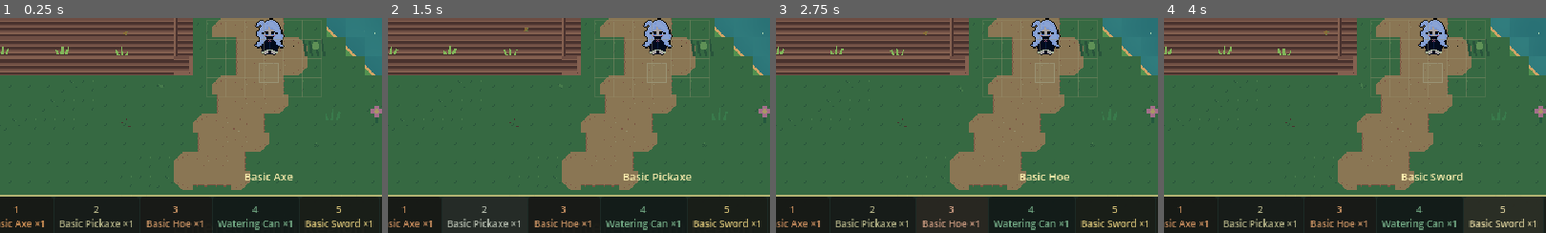
Above: before the commit, frames 1-4 (left to right).
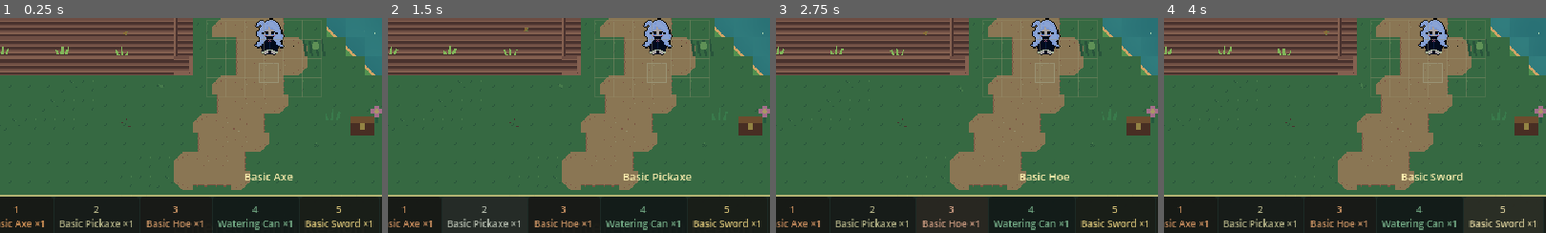
Above: after the commit, the same moments.

Repository: WatashiRain/TinyFarm
Game: Godot game, scene res://scenes/world/main_world.tscn
Same seed, same stepped clock (60 frames per second), same inputs: the game is played once before the commit and once after it.
Inputs:
- Up to frame 1 (0.25 s): no input
- Up to frame 2 (1.5 s): click "1 Basic Axe ×1" at 0.5 s; click "2 Basic Pickaxe ×1" at 1.25 s
- Up to frame 3 (2.75 s): click "3 Basic Hoe ×1" at 2 s
- Up to frame 4 (4 s): click "4 Watering Can ×1" at 2.75 s; click "5 Basic Sword ×1" at 3.5 s
The pictures show only the part of the screen within x 15-65%, y 46-96%; the shares and areas given below are measured in that part.

The runs differ from the first frame. In frame 1, 0.6% of the frame differs, in the area x 91-98%, y 45-55%; in frame 2, 0.6%; in frame 3, 0.6%; in frame 4, 0.6%.

Commit message:
add crafting building and chest storage

Diff:
--- /dev/null
+++ b/resources/items/basic_chest.tres
@@ -0,0 +1,11 @@
+[gd_resource type="Resource" script_class="ItemData" load_steps=2 format=3]
+[ext_resource type="Script" path="res://scripts/data/item_data.gd" id="1"]
+[resource]
+script = ExtResource("1")
+id = &"basic_chest"
+display_name = "Basic Chest"
+description = "A placeable 16-slot chest."
+category = 8
+max_stack = 10
+sell_value = 20
+placeholder_color = Color(0.51, 0.31, 0.2, 1)
--- /dev/null
+++ b/resources/items/fence.tres
@@ -0,0 +1,11 @@
+[gd_resource type="Resource" script_class="ItemData" load_steps=2 format=3]
+[ext_resource type="Script" path="res://scripts/data/item_data.gd" id="1"]
+[resource]
+script = ExtResource("1")
+id = &"fence"
+display_name = "Fence"
+description = "A placeable wooden fence."
+category = 8
+max_stack = 99
+sell_value = 6
+placeholder_color = Color(0.72, 0.48, 0.29, 1)
--- /dev/null
+++ b/resources/items/stone_block.tres
@@ -0,0 +1,11 @@
+[gd_resource type="Resource" script_class="ItemData" load_steps=2 format=3]
+[ext_resource type="Script" path="res://scripts/data/item_data.gd" id="1"]
+[resource]
+script = ExtResource("1")
+id = &"stone_block"
+display_name = "Stone Block"
+description = "A fitted building stone."
+category = 8
+max_stack = 99
+sell_value = 5
+placeholder_color = Color(0.43, 0.49, 0.47, 1)
--- /dev/null
+++ b/resources/items/wood_floor.tres
@@ -0,0 +1,11 @@
+[gd_resource type="Resource" script_class="ItemData" load_steps=2 format=3]
+[ext_resource type="Script" path="res://scripts/data/item_data.gd" id="1"]
+[resource]
+script = ExtResource("1")
+id = &"wood_floor"
+display_name = "Wood Floor"
+description = "A placeable floor tile."
+category = 8
+max_stack = 99
+sell_value = 4
+placeholder_color = Color(0.58, 0.37, 0.24, 1)
--- /dev/null
+++ b/resources/items/wood_plank.tres
@@ -0,0 +1,11 @@
+[gd_resource type="Resource" script_class="ItemData" load_steps=2 format=3]
+[ext_resource type="Script" path="res://scripts/data/item_data.gd" id="1"]
+[resource]
+script = ExtResource("1")
+id = &"wood_plank"
+display_name = "Wood Plank"
+description = "A shaped building material."
+category = 8
+max_stack = 99
+sell_value = 4
+placeholder_color = Color(0.69, 0.43, 0.27, 1)
--- /dev/null
+++ b/resources/items/workbench.tres
@@ -0,0 +1,11 @@
+[gd_resource type="Resource" script_class="ItemData" load_steps=2 format=3]
+[ext_resource type="Script" path="res://scripts/data/item_data.gd" id="1"]
+[resource]
+script = ExtResource("1")
+id = &"workbench"
+display_name = "Workbench"
+description = "A placeable crafting bench."
+category = 8
+max_stack = 10
+sell_value = 24
+placeholder_color = Color(0.62, 0.38, 0.22, 1)
--- /dev/null
+++ b/resources/recipes/basic_chest.tres
@@ -0,0 +1,8 @@
+[gd_resource type="Resource" script_class="RecipeData" load_steps=2 format=3]
+[ext_resource type="Script" path="res://scripts/data/recipe_data.gd" id="1"]
+[resource]
+script = ExtResource("1")
+id = &"basic_chest"
+display_name = "Basic Chest"
+output_item_id = &"basic_chest"
+ingredients = {"wood_plank": 4}
--- /dev/null
+++ b/resources/recipes/fence.tres
@@ -0,0 +1,9 @@
+[gd_resource type="Resource" script_class="RecipeData" load_steps=2 format=3]
+[ext_resource type="Script" path="res://scripts/data/recipe_data.gd" id="1"]
+[resource]
+script = ExtResource("1")
+id = &"fence"
+display_name = "Fence ×2"
+output_item_id = &"fence"
+output_quantity = 2
+ingredients = {"wood": 2}
--- /dev/null
+++ b/resources/recipes/stone_block.tres
@@ -0,0 +1,8 @@
+[gd_resource type="Resource" script_class="RecipeData" load_steps=2 format=3]
+[ext_resource type="Script" path="res://scripts/data/recipe_data.gd" id="1"]
+[resource]
+script = ExtResource("1")
+id = &"stone_block"
+display_name = "Stone Block"
+output_item_id = &"stone_block"
+ingredients = {"stone": 2}
--- /dev/null
+++ b/resources/recipes/wood_plank.tres
@@ -0,0 +1,9 @@
+[gd_resource type="Resource" script_class="RecipeData" load_steps=2 format=3]
+[ext_resource type="Script" path="res://scripts/data/recipe_data.gd" id="1"]
+[resource]
+script = ExtResource("1")
+id = &"wood_plank"
+display_name = "Wood Plank ×2"
+output_item_id = &"wood_plank"
+output_quantity = 2
+ingredients = {"wood": 2}
--- /dev/null
+++ b/resources/recipes/workbench.tres
@@ -0,0 +1,8 @@
+[gd_resource type="Resource" script_class="RecipeData" load_steps=2 format=3]
+[ext_resource type="Script" path="res://scripts/data/recipe_data.gd" id="1"]
+[resource]
+script = ExtResource("1")
+id = &"workbench"
+display_name = "Workbench"
+output_item_id = &"workbench"
+ingredients = {"stone": 2, "wood": 5}
--- /dev/null
+++ b/scenes/building/building_system.tscn
@@ -0,0 +1,4 @@
+[gd_scene load_steps=2 format=3]
+[ext_resource type="Script" path="res://scripts/building/building_system.gd" id="1"]
+[node name="BuildingSystem" type="Node2D"]
+script = ExtResource("1")
--- /dev/null
+++ b/scenes/building/storage_container.tscn
@@ -0,0 +1,4 @@
+[gd_scene load_steps=2 format=3]
+[ext_resource type="Script" path="res://scripts/building/storage_container.gd" id="1"]
+[node name="StorageContainer" type="Node2D"]
+script = ExtResource("1")
--- /dev/null
+++ b/scenes/ui/crafting_ui.tscn
@@ -0,0 +1,23 @@
+[gd_scene load_steps=2 format=3]
+[ext_resource type="Script" path="res://scripts/crafting/crafting_ui.gd" id="1"]
+[node name="CraftingUI" type="CanvasLayer"]
+layer = 41
+script = ExtResource("1")
+[node name="Panel" type="PanelContainer" parent="."]
+visible = false
+offset_left = 428.0
+offset_top = 42.0
+offset_right = 630.0
+offset_bottom = 300.0
+[node name="Margin" type="MarginContainer" parent="Panel"]
+layout_mode = 2
+theme_override_constants/margin_left = 8
+theme_override_constants/margin_top = 8
+theme_override_constants/margin_right = 8
+theme_override_constants/margin_bottom = 8
+[node name="List" type="VBoxContainer" parent="Panel/Margin"]
+layout_mode = 2
+[node name="Title" type="Label" parent="Panel/Margin/List"]
+layout_mode = 2
+theme_override_font_sizes/font_size = 10
+text = "CRAFTING  [C]"
--- a/scenes/world/main_world.tscn
+++ b/scenes/world/main_world.tscn
@@ -7,6 +7,9 @@
 [ext_resource type="PackedScene" path="res://scenes/gathering/resource_node.tscn" id="5_resource"]
 [ext_resource type="PackedScene" path="res://scenes/farming/farming_grid.tscn" id="6_farm"]
 [ext_resource type="Script" path="res://scripts/world/day_night_visuals.gd" id="7_daynight"]
+[ext_resource type="PackedScene" path="res://scenes/ui/crafting_ui.tscn" id="8_crafting"]
+[ext_resource type="PackedScene" path="res://scenes/building/building_system.tscn" id="9_building"]
+[ext_resource type="PackedScene" path="res://scenes/building/storage_container.tscn" id="10_chest"]
 
 [node name="MainWorld" type="Node2D"]
 script = ExtResource("1_world")
@@ -75,8 +78,16 @@
 [node name="DayNightVisuals" type="CanvasModulate" parent="."]
 script = ExtResource("7_daynight")
 
+[node name="BuildingSystem" parent="." instance=ExtResource("9_building")]
+
+[node name="StarterChest" parent="." instance=ExtResource("10_chest")]
+position = Vector2(430, 330)
+storage_id = &"starter_chest"
+
 [node name="GameplayHUD" parent="." instance=ExtResource("3_hud")]
 
 [node name="InventoryUI" parent="." instance=ExtResource("4_inventory")]
 
+[node name="CraftingUI" parent="." instance=ExtResource("8_crafting")]
+
 [editable path="PlaygroundBase"]
--- a/scripts/autoload/game_state.gd
+++ b/scripts/autoload/game_state.gd
@@ -25,6 +25,9 @@
 	"res://resources/items/watering_can.tres", "res://resources/items/basic_sword.tres",
 	"res://resources/items/carrot_seed.tres", "res://resources/items/carrot.tres",
 	"res://resources/items/strawberry_seed.tres", "res://resources/items/strawberry.tres",
+	"res://resources/items/wood_plank.tres", "res://resources/items/stone_block.tres",
+	"res://resources/items/basic_chest.tres", "res://resources/items/workbench.tres",
+	"res://resources/items/fence.tres", "res://resources/items/wood_floor.tres",
 ]
 
 
--- /dev/null
+++ b/scripts/building/building_system.gd
@@ -0,0 +1,124 @@
+class_name BuildingSystem
+extends Node2D
+
+const CHEST_SCENE := preload("res://scenes/building/storage_container.tscn")
+const PLACEABLES: Array[StringName] = [&"workbench", &"basic_chest", &"fence", &"wood_floor"]
+const POND_BOUNDS := Rect2(390, 190, 155, 140)
+
+var build_mode := false
+var selected_index := 0
+var buildings: Array = []
+var player: PlayerController
+
+
+func _ready() -> void:
+	add_to_group("building_system")
+	player = get_tree().get_first_node_in_group("player")
+	buildings = GameState.world_state.get("placed_buildings", []).duplicate(true)
+	for data: Dictionary in buildings:
+		if StringName(data.get("type", "")) == &"basic_chest":
+			_spawn_chest(data)
+	queue_redraw()
+
+
+func _process(_delta: float) -> void:
+	if build_mode:
+		queue_redraw()
+
+
+func _unhandled_input(event: InputEvent) -> void:
+	if event.is_action_pressed("build_mode"):
+		build_mode = not build_mode
+		if build_mode:
+			_select_available()
+		GameState.notify("Build: %s" % (GameState.get_item(selected_type()).display_name if build_mode else "off"))
+		get_viewport().set_input_as_handled()
+	elif build_mode and event.is_action_pressed("build_place"):
+		place_selected()
+		get_viewport().set_input_as_handled()
+
+
+func selected_type() -> StringName:
+	return PLACEABLES[selected_index]
+
+
+func place_selected() -> bool:
+	var item_id := selected_type()
+	if not GameState.inventory.contains(item_id):
+		GameState.notify("Craft %s first" % GameState.get_item(item_id).display_name)
+		return false
+	var cell := target_cell()
+	if not is_valid_cell(cell):
+		GameState.notify("Cannot build here")
+		return false
+	GameState.inventory.remove_item(item_id, 1)
+	var data := {"type": String(item_id), "cell": [cell.x, cell.y]}
+	buildings.append(data)
+	GameState.world_state["placed_buildings"] = buildings.duplicate(true)
+	if item_id == &"basic_chest":
+		_spawn_chest(data)
+	GameState.notify("Placed %s" % GameState.get_item(item_id).display_name)
+	queue_redraw()
+	_select_available()
+	return true
+
+
+func target_cell() -> Vector2i:
+	var target := player.get_node("ToolController") as ToolController
+	return Vector2i(floori(target.target_position().x / 16.0), floori(target.target_position().y / 16.0))
+
+
+func is_valid_cell(cell: Vector2i) -> bool:
+	var center := Vector2(cell * 16) + Vector2(8, 8)
+	if POND_BOUNDS.has_point(center):
+		return false
+	if Vector2i(floori(player.global_position.x / 16.0), floori(player.global_position.y / 16.0)) == cell:
+		return false
+	for data: Dictionary in buildings:
+		var saved: Array = data.get("cell", [])
+		if saved.size() == 2 and Vector2i(int(saved[0]), int(saved[1])) == cell:
+			return false
+	return true
+
+
+func _select_available() -> void:
+	for offset: int in range(PLACEABLES.size()):
+		var candidate := (selected_index + offset) % PLACEABLES.size()
+		if GameState.inventory.contains(PLACEABLES[candidate]):
+			selected_index = candidate
+			return
+
+
+func _spawn_chest(data: Dictionary) -> void:
+	var saved: Array = data["cell"]
+	var cell := Vector2i(int(saved[0]), int(saved[1]))
+	var chest: StorageContainer = CHEST_SCENE.instantiate()
+	chest.storage_id = StringName("chest_%d_%d" % [cell.x, cell.y])
+	chest.position = Vector2(cell * 16) + Vector2(8, 8)
+	add_child(chest)
+
+
+func _draw() -> void:
+	for data: Dictionary in buildings:
+		var saved: Array = data["cell"]
+		_draw_building(StringName(data["type"]), Vector2(int(saved[0]) * 16 + 8, int(saved[1]) * 16 + 8), Color.WHITE)
+	if build_mode and player != null:
+		var cell := target_cell()
+		var tint := Color(0.55, 1.0, 0.55, 0.65) if is_valid_cell(cell) else Color(1.0, 0.35, 0.35, 0.65)
+		_draw_building(selected_type(), Vector2(cell * 16) + Vector2(8, 8), tint)
+
+
+func _draw_building(type: StringName, center: Vector2, tint: Color) -> void:
+	if type == &"basic_chest":
+		if tint.a < 1.0: draw_rect(Rect2(center - Vector2(10, 8), Vector2(20, 16)), Color("#8a5635") * tint, true)
+	elif type == &"workbench":
+		draw_rect(Rect2(center - Vector2(12, 7), Vector2(24, 8)), Color("#9d673c") * tint, true)
+		draw_line(center + Vector2(-9, 1), center + Vector2(-9, 8), Color("#583d2c") * tint, 3.0)
+		draw_line(center + Vector2(9, 1), center + Vector2(9, 8), Color("#583d2c") * tint, 3.0)
+	elif type == &"fence":
+		draw_line(center + Vector2(-8, -5), center + Vector2(-8, 7), Color("#b27a45") * tint, 3.0)
+		draw_line(center + Vector2(8, -5), center + Vector2(8, 7), Color("#b27a45") * tint, 3.0)
+		draw_line(center + Vector2(-9, 0), center + Vector2(9, 0), Color("#d09755") * tint, 3.0)
+	else:
+		draw_rect(Rect2(center - Vector2(8, 8), Vector2(16, 16)), Color("#95613d") * tint, true)
+		draw_line(center + Vector2(-7, -2), center + Vector2(7, -2), Color("#c18a58") * tint, 1.0)
--- /dev/null
+++ b/scripts/building/storage_container.gd
@@ -0,0 +1,93 @@
+class_name StorageContainer
+extends Node2D
+
+@export var storage_id: StringName = &"chest_0"
+var inventory := InventoryData.new()
+var panel: PanelContainer
+var chest_grid: GridContainer
+var player_grid: GridContainer
+
+
+func _ready() -> void:
+	add_to_group("storage_containers")
+	inventory.initialize(16)
+	var saved: Dictionary = GameState.world_state.get("chests", {})
+	if saved.has(String(storage_id)):
+		inventory.apply_state(saved[String(storage_id)])
+	inventory.changed.connect(_save)
+	GameState.inventory.changed.connect(_refresh)
+	_build_ui()
+	queue_redraw()
+
+
+func _unhandled_input(event: InputEvent) -> void:
+	if event.is_action_pressed("interact"):
+		var player := get_tree().get_first_node_in_group("player") as PlayerController
+		if player != null and player.global_position.distance_to(global_position) < 30.0:
+			panel.visible = not panel.visible
+			_refresh()
+
+
+func _build_ui() -> void:
+	var layer := CanvasLayer.new()
+	layer.layer = 45
+	add_child(layer)
+	panel = PanelContainer.new()
+	panel.position = Vector2(160, 55)
+	panel.custom_minimum_size = Vector2(320, 235)
+	panel.visible = false
+	layer.add_child(panel)
+	var row := HBoxContainer.new()
+	panel.add_child(row)
+	var left := VBoxContainer.new()
+	row.add_child(left)
+	var title := Label.new(); title.text = "PLAYER → CHEST"; title.add_theme_font_size_override("font_size", 10); left.add_child(title)
+	player_grid = GridContainer.new(); player_grid.columns = 2; left.add_child(player_grid)
+	for index: int in range(8):
+		var button := Button.new(); button.custom_minimum_size = Vector2(72, 20); button.add_theme_font_size_override("font_size", 8); button.pressed.connect(_store.bind(index)); player_grid.add_child(button)
+	var right := VBoxContainer.new(); row.add_child(right)
+	var chest_title := Label.new(); chest_title.text = "CHEST → PLAYER"; chest_title.add_theme_font_size_override("font_size", 10); right.add_child(chest_title)
+	chest_grid = GridContainer.new(); chest_grid.columns = 2; right.add_child(chest_grid)
+	for index: int in range(16):
+		var button := Button.new(); button.custom_minimum_size = Vector2(72, 20); button.add_theme_font_size_override("font_size", 8); button.pressed.connect(_take.bind(index)); chest_grid.add_child(button)
+	_refresh()
+
+
+func _store(index: int) -> void:
+	_transfer(GameState.inventory, inventory, index)
+
+
+func _take(index: int) -> void:
+	_transfer(inventory, GameState.inventory, index)
+
+
+func _transfer(source: InventoryData, destination: InventoryData, index: int) -> void:
+	var slot: Dictionary = source.slots[index]
+	if slot["item_id"] == &"": return
+	var item: ItemData = GameState.get_item(slot["item_id"])
+	if destination.add_item(item, int(slot["quantity"])) == 0:
+		source.remove_item(item.id, int(slot["quantity"]))
+	_refresh()
+
+
+func _save() -> void:
+	var chests: Dictionary = GameState.world_state.get("chests", {}).duplicate(true)
+	chests[String(storage_id)] = inventory.to_state()
+	GameState.world_state["chests"] = chests
+	_refresh()
+
+
+func _refresh() -> void:
+	if chest_grid == null: return
+	for index: int in range(16): _button(chest_grid.get_child(index), inventory.slots[index])
+	for index: int in range(8): _button(player_grid.get_child(index), GameState.inventory.slots[index])
+
+
+func _button(button: Button, slot: Dictionary) -> void:
+	button.text = "—" if slot["item_id"] == &"" else "%s ×%d" % [GameState.get_item(slot["item_id"]).display_name, slot["quantity"]]
+
+
+func _draw() -> void:
+	draw_rect(Rect2(-10, -8, 20, 16), Color("#6e402a"), true)
+	draw_rect(Rect2(-10, -8, 20, 6), Color("#a56b38"), true)
+	draw_rect(Rect2(-2, -2, 4, 5), Color("#e0b650"), true)
--- a/scripts/characters/player_controller.gd
+++ b/scripts/characters/player_controller.gd
@@ -23,6 +23,7 @@
 
 
 func _ready() -> void:
+	add_to_group("player")
 	_apply_facing_visual()
 
 
--- /dev/null
+++ b/scripts/crafting/crafting_ui.gd
@@ -0,0 +1,63 @@
+class_name CraftingUI
+extends CanvasLayer
+
+signal item_crafted(item_id: StringName, quantity: int)
+
+@onready var panel: PanelContainer = $Panel
+@onready var list: VBoxContainer = $Panel/Margin/List
+var recipes: Array[RecipeData] = []
+
+const RECIPE_PATHS := [
+	"res://resources/recipes/wood_plank.tres", "res://resources/recipes/stone_block.tres",
+	"res://resources/recipes/basic_chest.tres", "res://resources/recipes/workbench.tres",
+	"res://resources/recipes/fence.tres",
+]
+
+
+func _ready() -> void:
+	for path: String in RECIPE_PATHS:
+		recipes.append(load(path))
+	GameState.inventory.changed.connect(_refresh)
+	_build()
+	_refresh()
+
+
+func _unhandled_input(event: InputEvent) -> void:
+	if event.is_action_pressed("craft_menu"):
+		panel.visible = not panel.visible
+		get_viewport().set_input_as_handled()
+
+
+func craft(recipe: RecipeData) -> bool:
+	if not recipe.can_craft(GameState.inventory):
+		GameState.notify("Missing crafting materials")
+		return false
+	var output: ItemData = GameState.get_item(recipe.output_item_id)
+	if GameState.inventory.add_item(output, recipe.output_quantity) > 0:
+		GameState.notify("Inventory full")
+		return false
+	for ingredient: String in recipe.ingredients:
+		GameState.inventory.remove_item(StringName(ingredient), int(recipe.ingredients[ingredient]))
+	GameState.notify("Crafted %s" % output.display_name)
+	item_crafted.emit(output.id, recipe.output_quantity)
+	return true
+
+
+func _build() -> void:
+	for recipe: RecipeData in recipes:
+		var button := Button.new()
+		button.custom_minimum_size = Vector2(180, 27)
+		button.add_theme_font_size_override("font_size", 8)
+		button.pressed.connect(craft.bind(recipe))
+		list.add_child(button)
+
+
+func _refresh() -> void:
+	for index: int in range(recipes.size()):
+		var recipe := recipes[index]
+		var costs: Array[String] = []
+		for ingredient: String in recipe.ingredients:
+			costs.append("%s %d/%d" % [GameState.get_item(StringName(ingredient)).display_name, GameState.inventory.count_item(StringName(ingredient)), int(recipe.ingredients[ingredient])])
+		var button: Button = list.get_child(index + 1)
+		button.text = "%s\n%s" % [recipe.display_name, ", ".join(costs)]
+		button.disabled = not recipe.can_craft(GameState.inventory)
--- /dev/null
+++ b/scripts/data/recipe_data.gd
@@ -0,0 +1,15 @@
+class_name RecipeData
+extends Resource
+
+@export var id: StringName
+@export var display_name: String
+@export var output_item_id: StringName
+@export var output_quantity: int = 1
+@export var ingredients: Dictionary = {}
+
+
+func can_craft(inventory: InventoryData) -> bool:
+	for item_id: String in ingredients:
+		if not inventory.contains(StringName(item_id), int(ingredients[item_id])):
+			return false
+	return true
Not shown: 1 places in scenes/world/main_world.tscn that only renumber resources
Not shown, added: scripts/building/building_system.gd.uid
Not shown, added: scripts/building/storage_container.gd.uid
Not shown, added: scripts/crafting/crafting_ui.gd.uid
Not shown, added: scripts/data/recipe_data.gd.uid
